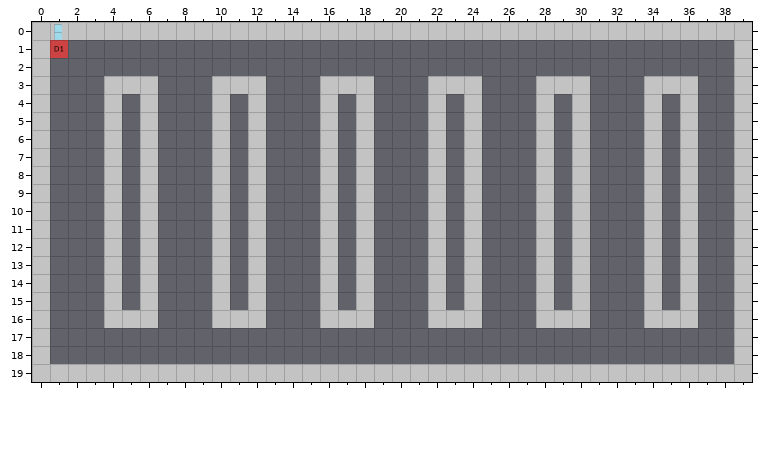
Tiled map, stored at Base/maps/MalMart.tmx. That is the earlier state.
Cells are 128x128 px. Shown: x 0..39, y 0..19.
The result:
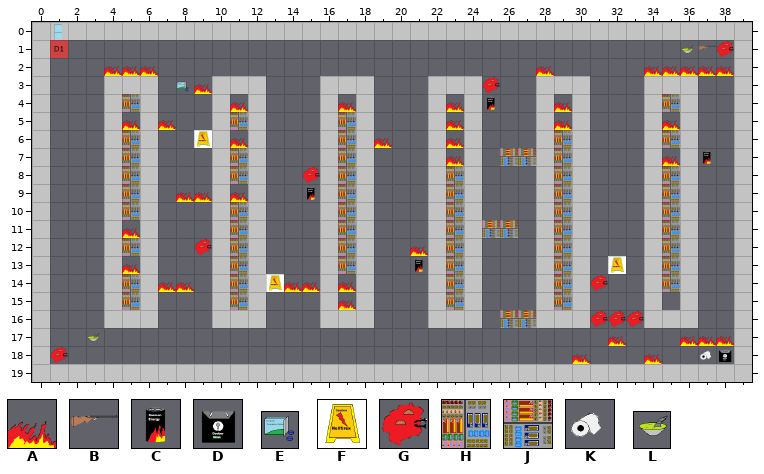
Key: from "Dialogue_Events": A 7 "tile3", B 10 "shotgun", C 14 "energy_drink", D 15 "ubereats", E 16 "hydroxychloriquine"; from "my_tiles": F 3 "tile4", G 4 "tile5", H 5 "aisle_top1", J 6 "aisle_top2", K 7 "toilet paper", L 8 "batsoup_sprite".
_ is an empty cell.
Changes in this commit:
Layer "Dialogue_Events":
The author put tile A in row 2 at x 4 to 6, 28 and 34 to 38; in row 3 at x 9; in row 5 at x 7; in row 6 at x 19; in row 9 at x 8 to 9; in row 12 at x 21.
The author put tile A in row 14 at x 7 to 8 and 14 to 15; in row 17 at x 32 and 36 to 38; in row 18 at x 30 and 34.
The author put tile B in row 1 at x 37.
The author put tile C in row 4 at x 25; in row 7 at x 37; in row 9 at x 15; in row 13 at x 21.
The author put tile D in row 18 at x 38.
The author put tile E in row 3 at x 8.
The author put tile G in row 1 at x 38; in row 3 at x 25; in row 8 at x 15; in row 12 at x 9; in row 14 at x 31; in row 16 at x 31 to 33.
The author put tile G in row 18 at x 1.
The author put tile K in row 18 at x 37.
The author put tile L in row 1 at x 36; in row 17 at x 3.
Layer "walls":
The author put tile A in row 4 at x 11, 17, 23 and 29; in row 5 at x 5, 23, 29 and 35; in row 6 at x 11 and 23; in row 7 at x 23 and 35; in row 9 at x 11; in row 11 at x 5.
The author put tile A in row 13 at x 5; in rows 14 to 15 at x 17.
The author put tile F in row 6 at x 9; in row 13 at x 32; in row 14 at x 13.
The author put tile H in row 4 at x 5 and 35; in row 5 at x 11 and 17; in row 6 at x 5, 17, 29 and 35; in row 7 at x 5, 11, 17 and 29; in row 8 at x 5, 11, 17, 23, 29 and 35; in row 9 at x 5, 17, 23, 29 and 35.
The author put tile H in row 10 at x 5, 11, 17, 23, 29 and 35; in row 11 at x 11, 17, 23, 29 and 35; in row 12 at x 5, 11, 17, 23, 29 and 35; in row 13 at x 11, 17, 23, 29 and 35; in row 14 at x 5, 11, 23, 29 and 35; in row 15 at x 5, 11, 23 and 29.
The author put tile J in row 7 at x 26 to 27; in row 11 at x 25 to 26; in row 16 at x 26 to 27.
